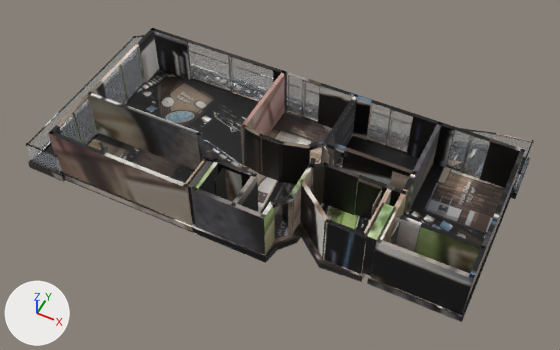
One commit to the glTF model _bake/glb/kent-36/model.glb: the scene before it, then after it.
The view is the same before and after, from a camera (50 mm lens) standing at (10.1, -20.3, 24.4) and looking at (0.4, -0.9, 0.1). Every picture has the same lights, and +X, +Y and +Z are marked at lower left. The picture after the commit comes second. Where no turn or scale is listed for an object, it has been applied to the vertices. Vertices at exactly the same position are counted once.
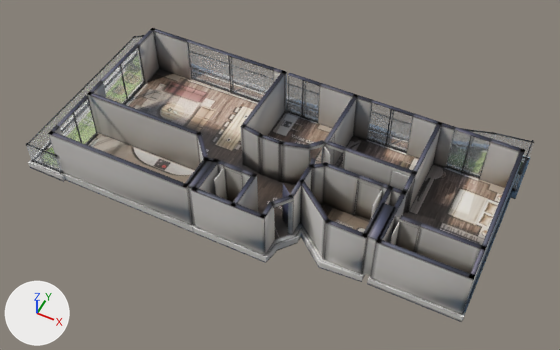
What changed in the scene script:
```text
Change mat_baked:
    where n3 = _N.new('ShaderNodeMapping'); n3.name = 'Mapping'
    n3.inputs[1].default_value: (0.00109, -14.92, 0.0) -> (0.00109, -14.97, 0.0)  # 'Location'
    n3.inputs[3].default_value: (15.97, 15.91, 1.0) -> (15.96, 15.97, 1.0)  # 'Scale'
Change me_mesh_0:
    used by ob_mesh_0; location = (-9.69, 4.95, -0.36)
    remove me_mesh_0.from_pydata(...)  # 3649 vertices, 6722 faces; spans x 0.0..19.3, y -9.9..0.0, z 0.0..2.6
    add me_mesh_0.from_pydata(...)  # 2810 vertices, 5044 faces; spans x 0.0..19.3, y -9.9..0.0, z 0.0..2.6
    me_mesh_0 part 1: 28 vertices moved within x 1.8..19.0, y -9.6..-2.0, z 0.0..0.4; 839 vertices removed from x 1.6..19.1, y -9.8..-2.0, z 0.0..0.4
    me_mesh_0 part 2: 2135 kept faces spanning x 0.0..19.3, y -9.9..0.0, z 0.0..2.6 get new texture (UV) coordinates
```

Where the change shows, as pixel boxes [x1, y1, x2, y2] in the pictures (560 x 350 px):
'Mesh_0', surface changed (black to grey): [26, 28, 534, 322] in both
part 1 of me_mesh_0, reshaped (mostly hidden afterwards): before [40, 70, 531, 293]; after [60, 112, 528, 191]
part 2 of me_mesh_0, surface changed (black to grey): [26, 28, 534, 322] in both
